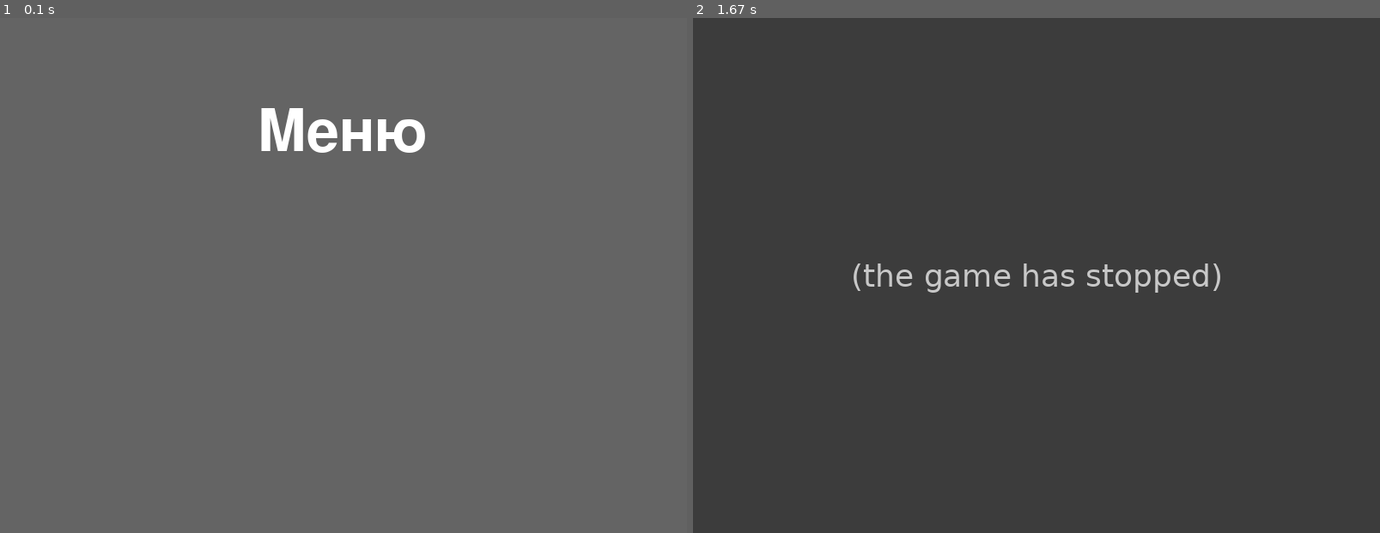
Above: before the commit, frames 1-2 (left to right).
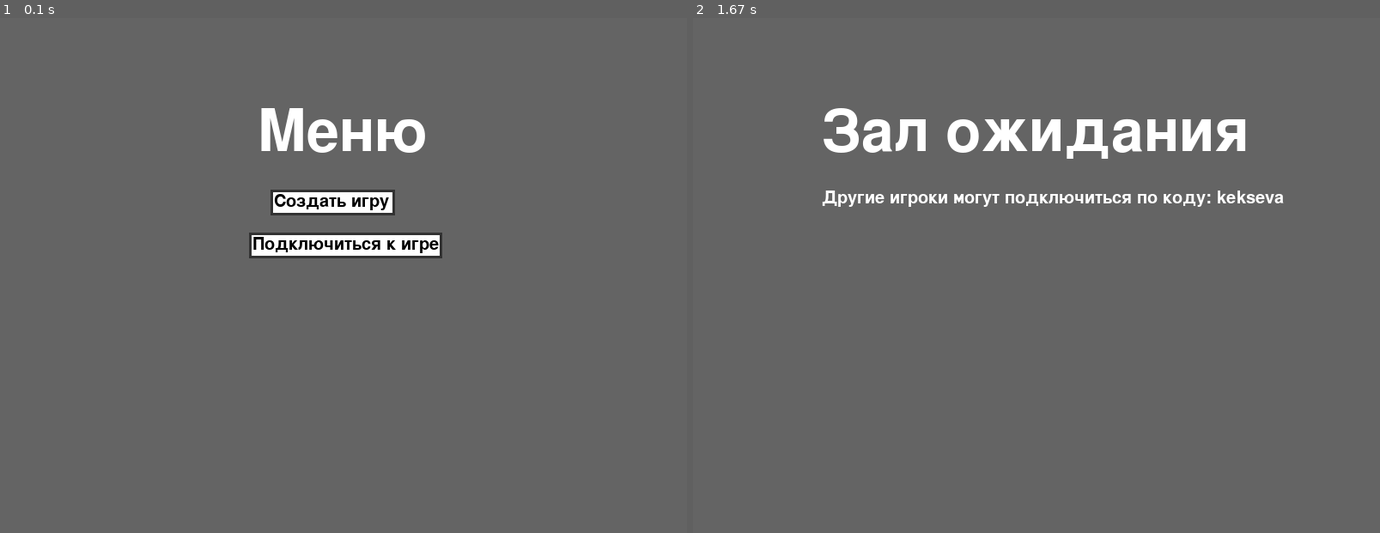
Above: after the commit, the same moments.

Repository: EconomyGame/EconomyGame-GamePart
Game: pygame game, started from src/__main__.py
The game is run twice, just before and just after one commit, with the same random seed, the same clock (stepped at 60 frames per second) and the same inputs.
Inputs (mouse positions are in pixels of both pictures, inside the frame that each line leads up to):
- Up to frame 1 (0.1 s): no input
- Up to frame 2 (1.67 s): click (1022, 203) at 0.38 s, where only the run after the commit has a clickable "Создать игру"; tap Enter at 0.67 s; click (823, 198) at 1.05 s

The runs differ from the first frame. In frame 1, 2.3% of the frame differs, in the area x 36-65%, y 33-47%; in frame 2, 100%, in the area x 0-100%, y 0-100%.
Before the commit the program exited at 0.43 s; later frames show no game.

Commit message:
Graphics changes

Diff:
--- a/src/__main__.py
+++ b/src/__main__.py
@@ -17,7 +17,7 @@
         if event.type == QUIT_EVENT:
             running = False  # TODO close connection, etc...
         elif event.type == KEY_DOWN_EVENT:
-            game.handle_key_down(event.key)  # TODO handler of keys
+            game.handle_key_down(event)  # TODO handler of keys
         elif event.type == MOUSE_CLICK_EVENT:
             game.handle_mouse_click(event.x, event.y)
     game.update()
--- a/src/config.py
+++ b/src/config.py
@@ -12,3 +12,13 @@
 
 # GUI config
 TEXT_FONT = None
+
+# GUI Button config
+BUTTON_TEXT_COLOR = (0, 0, 0)
+BUTTON_BODY_COLOR = (255, 255, 255)
+BUTTON_BORDER_COLOR = (50, 50, 50)
+
+# GUI Input config
+INPUT_TEXT_COLOR = (0, 0, 0)
+INPUT_BODY_COLOR = (255, 255, 255)
+INPUT_BORDER_COLOR = (50, 50, 50)
--- a/src/game.py
+++ b/src/game.py
@@ -26,8 +26,8 @@
     def set_new_screen(self, screen):
         self.current_screen = screen
 
-    def handle_key_down(self, key):
-        pass
+    def handle_key_down(self, event):
+        self.current_screen.handle_key_down(event)
 
     def handle_mouse_click(self, x, y):
-        pass
+        self.current_screen.handle_mouse_click(x, y)
--- a/src/graphics/AbstractGraphics.py
+++ b/src/graphics/AbstractGraphics.py
@@ -9,12 +9,18 @@
     class ButtonGUI(GUI):
         pass
 
+    class InputGUI(GUI):
+        pass
+
     # create GUI
-    def createTextGUI(self, x, y, text, color):
+    def createTextGUI(self, x, y, text, color, size=100):
         return self.TextGUI()
 
-    def createButtonGUI(self):
+    def createButtonGUI(self, x, y, width, height, label, callback):
         return self.ButtonGUI()
+
+    def createInputGUI(self, x, y, width, height, callback):
+        return self.InputGUI()
 
     def __init__(self, width, height):
         pass
--- a/src/graphics/PygameGraphics.py
+++ b/src/graphics/PygameGraphics.py
@@ -1,3 +1,6 @@
+from os import environ
+environ['PYGAME_HIDE_SUPPORT_PROMPT'] = '1'
+
 import pygame
 import src.config as config
 from src.graphics.AbstractGraphics import AbstractGraphics
@@ -5,7 +8,6 @@
 
 
 class PygameGraphics(AbstractGraphics):
-
     class GUI:
 
         def __init__(self, screen, x, y, width, height):
@@ -20,8 +22,8 @@
 
     class TextGUI(GUI):
 
-        def __init__(self, screen, x, y, width, height, text, color):
-            self.font = pygame.font.Font(config.TEXT_FONT, 100)
+        def __init__(self, screen, x, y, width, height, text, color, size=100):
+            self.font = pygame.font.Font(config.TEXT_FONT, size)
             self.label = self.font.render(text, True, color)
             super().__init__(screen, x, y, width, height)
 
@@ -31,24 +33,74 @@
         def handle_click(self, pos_x, pos_y):
             pass
 
+        def handle_key_down(self, event):
+            pass
+
     class ButtonGUI(GUI):
 
-        def __init__(self, screen, x, y, width, height, label):
+        def __init__(self, screen, x, y, width, height, label, callback):
             self.label = label
+            self.callback = callback
+            self.font = pygame.font.Font(config.TEXT_FONT, 30)
+            self.label_obj = self.font.render(label, True, config.BUTTON_TEXT_COLOR)
             super().__init__(screen, x, y, width, height)
 
         def render(self):
+            pygame.draw.rect(self.screen, config.BUTTON_BODY_COLOR, (self.x, self.y, self.width, self.height))
+            pygame.draw.rect(self.screen, config.BUTTON_BORDER_COLOR, (self.x, self.y, self.width, self.height), 3)
+            self.screen.blit(self.label_obj, (self.x + 4, self.y + 4))
+
+        def handle_click(self, pos_x, pos_y):
+            if self.x <= pos_x <= self.x + self.width and self.y <= pos_y <= self.y + self.height:
+                self.callback()
+
+        def handle_key_down(self, event):
             pass
 
+    class InputGUI(GUI):
+
+        def __init__(self, screen, x, y, width, height, callback):
+            self.callback = callback
+            self.text = ""
+            self.font = pygame.font.Font(config.TEXT_FONT, 26)
+            self.text_obj = self.font.render(self.text, True, config.INPUT_TEXT_COLOR)
+            self.active = False
+            super().__init__(screen, x, y, width, height)
+
+        def render(self):
+            pygame.draw.rect(self.screen, config.INPUT_BODY_COLOR, (self.x, self.y, self.width, self.height))
+            if self.active:
+                pygame.draw.rect(self.screen, config.INPUT_BORDER_COLOR, (self.x, self.y, self.width, self.height), 3)
+            self.screen.blit(self.text_obj, (self.x + 4, self.y + 4))
+
         def handle_click(self, pos_x, pos_y):
-            pass
+            if self.x <= pos_x <= self.x + self.width and self.y <= pos_y <= self.y + self.height:
+                self.active = True
+            else:
+                self.active = False
+
+        def handle_key_down(self, event):
+            if not self.active:
+                return
+            if event.key == pygame.K_RETURN:
+                self.callback(self.text)
+            elif event.key == pygame.K_BACKSPACE:
+                if self.text:
+                    self.text = self.text[:-1]
+                    self.text_obj = self.font.render(self.text, True, config.INPUT_TEXT_COLOR)
+            else:
+                self.text += event.unicode
+                self.text_obj = self.font.render(self.text, True, config.INPUT_TEXT_COLOR)
 
     # create GUI
-    def createTextGUI(self, x, y, text, color):
-        return self.TextGUI(self._screen, x, y, 0, 0, text, color)
+    def createTextGUI(self, x, y, text, color, size=100):
+        return self.TextGUI(self._screen, x, y, 0, 0, text, color, size=size)
 
-    def createButtonGUI(self):
-        pass
+    def createButtonGUI(self, x, y, width, height, label, callback):
+        return self.ButtonGUI(self._screen, x, y, width, height, label, callback)
+
+    def createInputGUI(self, x, y, width, height, callback):
+        return self.InputGUI(self._screen, x, y, width, height, callback)
 
     def __init__(self, width, height):
         pygame.init()
@@ -72,7 +124,7 @@
             if event.type == pygame.QUIT:
                 yield QuitEvent()
             elif event.type == pygame.KEYDOWN:
-                yield KeyDownEvent(event.key)
+                yield KeyDownEvent(event.key, event.unicode)
             elif event.type == pygame.MOUSEBUTTONDOWN:
                 yield MouseClickEvent(*event.pos)
 
--- a/src/graphics/events.py
+++ b/src/graphics/events.py
@@ -1,8 +1,8 @@
 # Constants
 BASIC_EVENT = 0
-QUIT_EVENT = 0
-KEY_DOWN_EVENT = 0
-MOUSE_CLICK_EVENT = 0
+QUIT_EVENT = 1
+KEY_DOWN_EVENT = 2
+MOUSE_CLICK_EVENT = 3
 
 
 class BasicEvent:
@@ -19,8 +19,9 @@
 
     type = KEY_DOWN_EVENT
 
-    def __init__(self, key):
+    def __init__(self, key, unicode):
         self.key = key
+        self.unicode = unicode
 
 
 class MouseClickEvent(BasicEvent):
--- a/src/screens/__init__.py
+++ b/src/screens/__init__.py
@@ -1,2 +1,3 @@
 from src.screens.abstract_screen import AbstractScreen
+from src.screens.waiting import Waiting
 from src.screens.menu import Menu
--- a/src/screens/abstract_screen.py
+++ b/src/screens/abstract_screen.py
@@ -14,3 +14,12 @@
     def render(self):
         for obj in self.objects:
             obj.render()
+
+    #Handlers
+    def handle_mouse_click(self, x, y):
+        for obj in self.objects:
+            obj.handle_click(x, y)
+
+    def handle_key_down(self, event):
+        for obj in self.objects:
+            obj.handle_key_down(event)
--- a/src/screens/menu.py
+++ b/src/screens/menu.py
@@ -1,4 +1,4 @@
-from . import AbstractScreen
+from . import AbstractScreen, Waiting
 import src.config as config
 
 
@@ -8,8 +8,16 @@
         super().__init__(game)
         self.set_gui()
 
+    def _create_game(self):
+        self.game.current_screen = Waiting(self.game)
+
+    def _join_game(self):
+        print("JOINED")
+
     def set_gui(self):
         self.objects.append(self.graphics.createTextGUI(300, 100, "Меню", config.MENU_TEXT_COLOR))
+        self.objects.append(self.graphics.createButtonGUI(315, 200, 145, 30, "Создать игру", self._create_game))
+        self.objects.append(self.graphics.createButtonGUI(290, 250, 225, 30, "Подключиться к игре", self._join_game))
 
     def update(self):
         pass
@@ -17,3 +25,7 @@
     def render(self):
         self.graphics.fill_screen(config.MENU_BACKGROUND_COLOR)
         super().render()
+
+    # Handlers
+    def handle_mouse_click(self, x, y):
+        super().handle_mouse_click(x, y)
--- /dev/null
+++ b/src/screens/waiting.py
@@ -0,0 +1,26 @@
+from src.screens import AbstractScreen
+import src.config as config
+
+
+class Waiting(AbstractScreen):
+
+    def __init__(self, game):
+        super().__init__(game)
+        self.set_gui()
+
+    def set_gui(self):
+        self.objects.append(self.graphics.createTextGUI(150, 100, "Зал ожидания", config.MENU_TEXT_COLOR))
+        self.objects.append(self.graphics.createTextGUI(150, 200, "Другие игроки могут подключиться по коду: kekseva", config.MENU_TEXT_COLOR, size=30))
+        # self.objects.append(self.graphics.createButtonGUI(315, 200, 145, 30, "Создать игру", create_game))
+        # self.objects.append(self.graphics.createButtonGUI(290, 250, 225, 30, "Подключиться к игре", join_game))
+
+    def update(self):
+        pass
+
+    def render(self):
+        self.graphics.fill_screen(config.MENU_BACKGROUND_COLOR)
+        super().render()
+
+    # Handlers
+    def handle_mouse_click(self, x, y):
+        super().handle_mouse_click(x, y)
